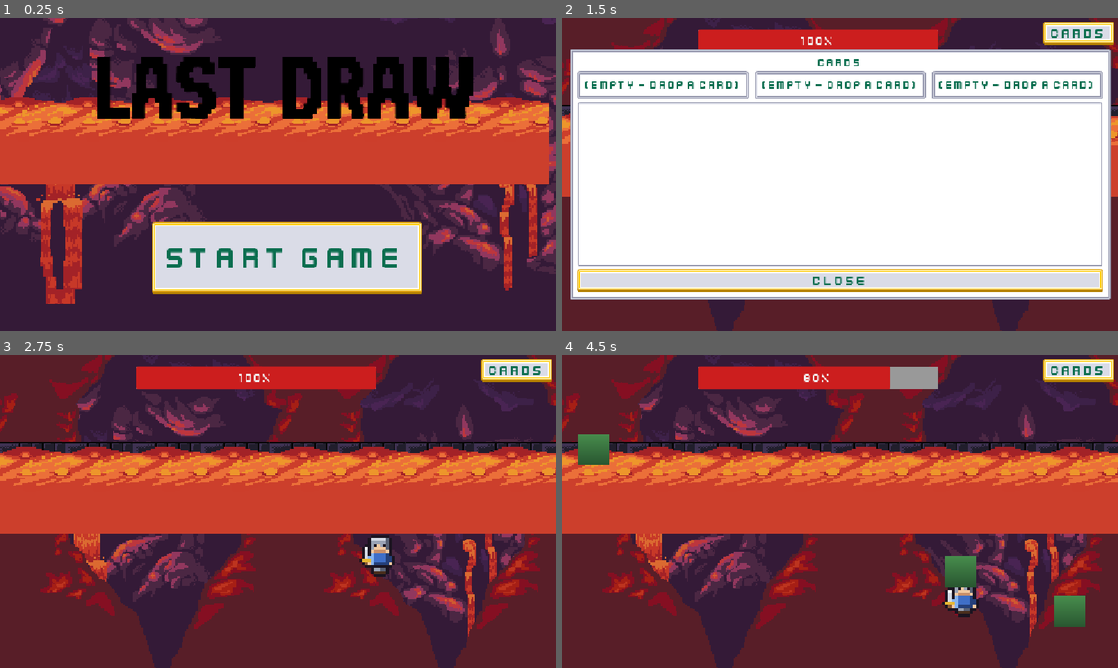
Above: before the commit, frames 1-4 (two rows, left to right).
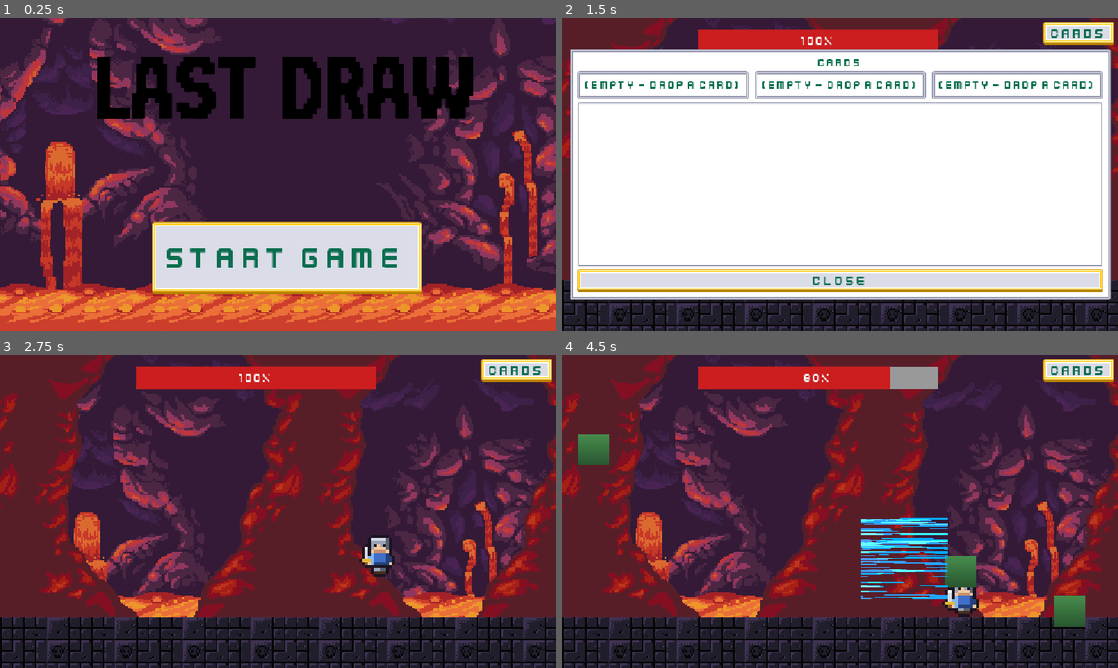
Above: after the commit, the same moments.

Repository: BillNyeFan123-creator/rebound
Game: Godot game, scene res://start_screen.tscn
Two runs of this game, one before a commit and one after it. Both use one fixed random seed, a clock stepped at 60 frames per second and the inputs below.
Inputs (mouse positions are in pixels of both pictures, inside the frame that each line leads up to):
- Up to frame 1 (0.25 s): no input
- Up to frame 2 (1.5 s): click "Start Game" at 0.5 s; click "Cards" at 1.25 s
- Up to frame 3 (2.75 s): tap Enter at 2 s; move the mouse to (400, 495) at 2.02 s; hold D (move_right) from 2.03 s (still down); tap X (attack) at 2.1 s; tap W (jump) at 2.27 s
- Up to frame 4 (4.5 s): move the mouse to (728, 527) at 2.77 s; release D (move_right) at 2.78 s; hold A (move_left) 2.78-3.53 s; tap Shift (dash) at 2.85, 4.35 s; tap W (jump) at 3.02 s; move the mouse to (895, 442) at 3.52 s; hold D (move_right) from 3.53 s (still down); tap X (attack) at 3.6 s; move the mouse to (812, 574) at 4.27 s

The runs differ from the first frame. In frame 1, 37% of the frame differs, in the area x 0-100%, y 25-100%; in frame 2, 10%; in frame 3, 45%; in frame 4, 46%, in the area x 0-100%, y 27-100%.
Error before the commit: Invalid assignment of property or key 'hframes' with value of type 'int' on a base object of type 'AnimatedSprite2D (Vfx)'. (res://scripts/arena/Vfx.gd:10)

Commit message:
Rewrite Vfx as Sprite2D with manual region stepping

Diff:
--- a/Level.tscn
+++ b/Level.tscn
@@ -31,6 +31,16 @@
 offset_bottom = 704.0
 texture = ExtResource("1_bg")
 
+[node name="LavaFloor" type="TextureRect" parent="." unique_id=1571574014]
+texture_repeat = 2
+offset_left = -15.0
+offset_top = 490.0
+offset_right = 369.0
+offset_bottom = 550.0
+scale = Vector2(3, 3)
+texture = ExtResource("3_lava")
+stretch_mode = 1
+
 [node name="MidRocks" type="TextureRect" parent="." unique_id=589552363]
 texture_repeat = 2
 offset_left = -241.0
@@ -54,21 +64,12 @@
 shape = SubResource("RectangleShape2D_q6vxt")
 
 [node name="TextureRect" type="TextureRect" parent="Floor" unique_id=1665761160]
-offset_left = -6.0
-offset_top = 181.0
-offset_right = 410.0
-offset_bottom = 224.0
+offset_left = -45.0
+offset_top = 542.0
+offset_right = 371.0
+offset_bottom = 587.0
 scale = Vector2(3, 3)
 texture = SubResource("AtlasTexture_q6vxt")
-stretch_mode = 1
-
-[node name="LavaFloor" type="TextureRect" parent="." unique_id=1571574014]
-texture_repeat = 2
-offset_top = 191.0
-offset_right = 384.0
-offset_bottom = 251.0
-scale = Vector2(3, 3)
-texture = ExtResource("3_lava")
 stretch_mode = 1
 
 [node name="bgmusic" type="AudioStreamPlayer" parent="." unique_id=462253595]
--- a/scripts/arena/Vfx.gd
+++ b/scripts/arena/Vfx.gd
@@ -1,34 +1,45 @@
 class_name Vfx
-extends AnimatedSprite2D
+extends Sprite2D
 # One-shot sprite-sheet VFX (frames from the "VFX Free Pack" effect sheets).
+# Steps the sheet region manually, so it works with plain Sprite2D.
 # Usage: Vfx.spawn(get_tree().current_scene, preload("res://assets/VFX/hit.png"), 6, 5, 30, 30.0, global_position, 0.3)
+
+var _h_frames := 0
+var _v_frames := 0
+var _frame_count := 0
+var _fps := 30.0
+var _frame_size := Vector2.ZERO
+var _time := 0.0
 
 
 static func spawn(parent: Node, sheet: Texture2D, h_frames: int, v_frames: int,
 		frame_count: int, fps: float, pos: Vector2, fx_scale := 1.0) -> void:
 	var sprite := Vfx.new()
-	sprite.hframes = h_frames
-	sprite.vframes = v_frames
-
-	var frames := SpriteFrames.new()
-	frames.add_animation("fx")
-	frames.set_animation_speed("fx", fps)
-	frames.set_animation_loop("fx", false)
-	var frame_size := Vector2(sheet.get_width() / float(h_frames), sheet.get_height() / float(v_frames))
-	for i in frame_count:
-		var atlas := AtlasTexture.new()
-		atlas.atlas = sheet
-		@warning_ignore("integer_division")
-		atlas.region = Rect2(
-			Vector2(i % h_frames, i / h_frames) * frame_size,
-			frame_size
-		)
-		frames.add_frame("fx", atlas)
-	sprite.sprite_frames = frames
-
-	sprite.global_position = pos
+	sprite.texture = sheet
+	sprite._h_frames = h_frames
+	sprite._v_frames = v_frames
+	sprite._frame_count = frame_count
+	sprite._fps = fps
+	sprite._frame_size = Vector2(
+		sheet.get_width() / float(h_frames),
+		sheet.get_height() / float(v_frames)
+	)
+	sprite.region_enabled = true
+	sprite.region_rect = Rect2(Vector2.ZERO, sprite._frame_size)
+	sprite.position = pos
 	sprite.scale = Vector2.ONE * fx_scale
 	sprite.z_index = 5
 	parent.add_child(sprite)
-	sprite.play("fx")
-	sprite.animation_finished.connect(sprite.queue_free)
+
+
+func _process(delta: float) -> void:
+	_time += delta
+	var frame := int(_time * _fps)
+	if frame >= _frame_count:
+		queue_free()
+		return
+	@warning_ignore("integer_division")
+	region_rect = Rect2(
+		Vector2(frame % _h_frames, frame / _h_frames) * _frame_size,
+		_frame_size
+	)
--- a/start_screen.tscn
+++ b/start_screen.tscn
@@ -47,14 +47,15 @@
 [node name="LavaFloor" type="TextureRect" parent="." unique_id=1005674394]
 texture_repeat = 2
 layout_mode = 0
-offset_top = 190.0
-offset_right = 384.0
-offset_bottom = 250.0
+offset_left = 2.0
+offset_top = 578.0
+offset_right = 398.33334
+offset_bottom = 638.0
 scale = Vector2(3, 3)
 texture = ExtResource("5_lava")
 stretch_mode = 1
 
-[node name="MenuMusic" type="AudioStreamPlayer" parent="."]
+[node name="MenuMusic" type="AudioStreamPlayer" parent="." unique_id=759750406]
 stream = ExtResource("6_menu")
 volume_db = -12.0
 autoplay = true
